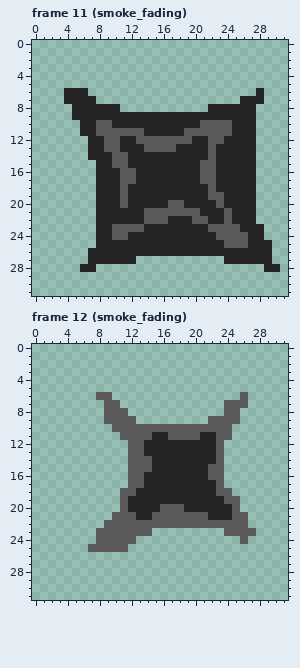
A pixel-art file gets an edit: resources/images/characters/flak_explosion.aseprite. The picture above was drawn from the file before the commit.
32x32 pixels, 13 frames. Shown: frame 11 (smoke_fading), frame 12 (smoke_fading). The commit also changed other frames, which this record leaves out.
And afterwards:
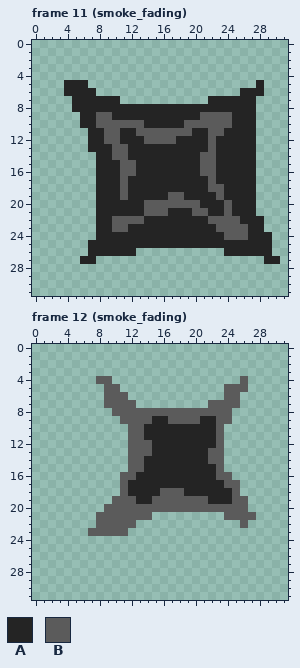
Palette (. is transparent): A #242424  B #5b5b5b
Difference:
--- frame 11 (smoke_fading), layer "smoke"
@@ x 0..31 @@
  4 ................................
- 5 ................................
- 6 ....AAA.....................A...
- 7 ....AAAA..................AAA...
- 8 .....AAAAAA...........AAAAAA....
- 9 .....AAAAAAAAAAAAAAAAAAAAAAA....
-10 ......AABBAAAAAAAAAAABBBBAAA....
-11 ......AABBBBBBAAAAABBBBBBAAA....
-12 .......AABBAABBBBBBBAABBAAAA....
-13 .......AABBAAABBBBAAAABAAAAA....
-14 .......AAABBAAAAAAAAAABAAAAA....
-15 ........AABBAAAAAAAAABBAAAAA....
+ 5 ....AAA.....................A...
+ 6 ....AAAA..................AAA...
+ 7 .....AAAAAA...........AAAAAA....
+ 8 .....AAAAAAAAAAAAAAAAAAAAAAA....
+ 9 ......AABBAAAAAAAAAAABBBBAAA....
+10 ......AABBBBBBAAAAABBBBBBAAA....
+11 .......AABBAABBBBBBBAABBAAAA....
+12 .......AABBAAABBBBAAAABAAAAA....
+13 .......AAABBAAAAAAAAAABAAAAA....
+14 ........AABBAAAAAAAAABBAAAAA....
+15 ........AAABBAAAAAAAABBAAAAA....
 16 ........AAABBAAAAAAAABBAAAAA....
-17 ........AAABBAAAAAAAABBAAAAA....
-18 ........AAABAAAAAAAAAABAAAAA....
-19 ........AAABAAAAAAAAAABBAAAA....
-20 ........AAABAAAAABBAAAABAAAA....
-21 ........AAAAAABBBBBBBAAABAAA....
-22 ........AAAAAABBBAAABBAABAAA....
-23 ........AABBBBAAAAAAAABBBBAAA...
-24 ........AABBAAAAAAAAAAABBBBAA...
-25 ........AAAAAAAAAAAAAAAABBBAAA..
-26 .......AAAAAAAAAAAAAAAAAAAAAAA..
-27 .......AAAAAA...........AAAAAA..
-28 ......AA.....................AA.
+17 ........AAABAAAAAAAAAABAAAAA....
+18 ........AAABAAAAAAAAAABBAAAA....
+19 ........AAABAAAAABBAAAABAAAA....
+20 ........AAAAAABBBBBBBAAABAAA....
+21 ........AAAAAABBBAAABBAABAAA....
+22 ........AABBBBAAAAAAAABBBBAAA...
+23 ........AABBAAAAAAAAAAABBBBAA...
+24 ........AAAAAAAAAAAAAAAABBBAAA..
+25 .......AAAAAAAAAAAAAAAAAAAAAAA..
+26 .......AAAAAA...........AAAAAA..
+27 ......AA.....................AA.
+28 ................................
 29 ................................
--- frame 12 (smoke_fading), layer "smoke"
@@ x 0..31 @@
  3 ................................
- 4 ................................
- 5 ................................
- 6 ........BB................B.....
- 7 .........BB.............BBB.....
- 8 .........BBB............BB......
- 9 .........BBBB.........BBBB......
-10 ..........BBBBBBBBBBBBBBB.......
-11 ...........BBBBAABBBBAABB.......
-12 ............BBAAAAAAAAAB........
-13 ............BBAAAAAAAAAB........
-14 ............BBBAAAAAAAAB........
-15 ............BBBAAAAAAABB........
-16 ............BBAAAAAAAABB........
-17 ............BBAAAAAAAAAB........
-18 ...........BBAAAAAAAAAABB.......
-19 ...........BAAAAAAAAAAAABB......
-20 ...........BAAAABBBAAAAAAB......
-21 ..........BBBAABBBBBBBAAABB.....
-22 .........BBBBBBBBBBBBBBBBBB.....
-23 ........BBBBBBB.........BBBB....
-24 ........BBBBB.............B.....
-25 .......BBBBB....................
+ 4 ........BB................B.....
+ 5 .........BB.............BBB.....
+ 6 .........BBB............BB......
+ 7 .........BBBB.........BBBB......
+ 8 ..........BBBBBBBBBBBBBBB.......
+ 9 ...........BBBBAABBBBAABB.......
+10 ............BBAAAAAAAAAB........
+11 ............BBAAAAAAAAAB........
+12 ............BBBAAAAAAAAB........
+13 ............BBBAAAAAAABB........
+14 ............BBAAAAAAAABB........
+15 ............BBAAAAAAAAAB........
+16 ...........BBAAAAAAAAAABB.......
+17 ...........BAAAAAAAAAAAABB......
+18 ...........BAAAABBBAAAAAAB......
+19 ..........BBBAABBBBBBBAAABB.....
+20 .........BBBBBBBBBBBBBBBBBB.....
+21 ........BBBBBBB.........BBBB....
+22 ........BBBBB.............B.....
+23 .......BBBBB....................
+24 ................................
+25 ................................
 26 ................................
Changed places in both pictures, as pixel boxes (x1, y1, x2, y2):
changed: (64, 80, 280, 272)
changed: (88, 376, 256, 552)
